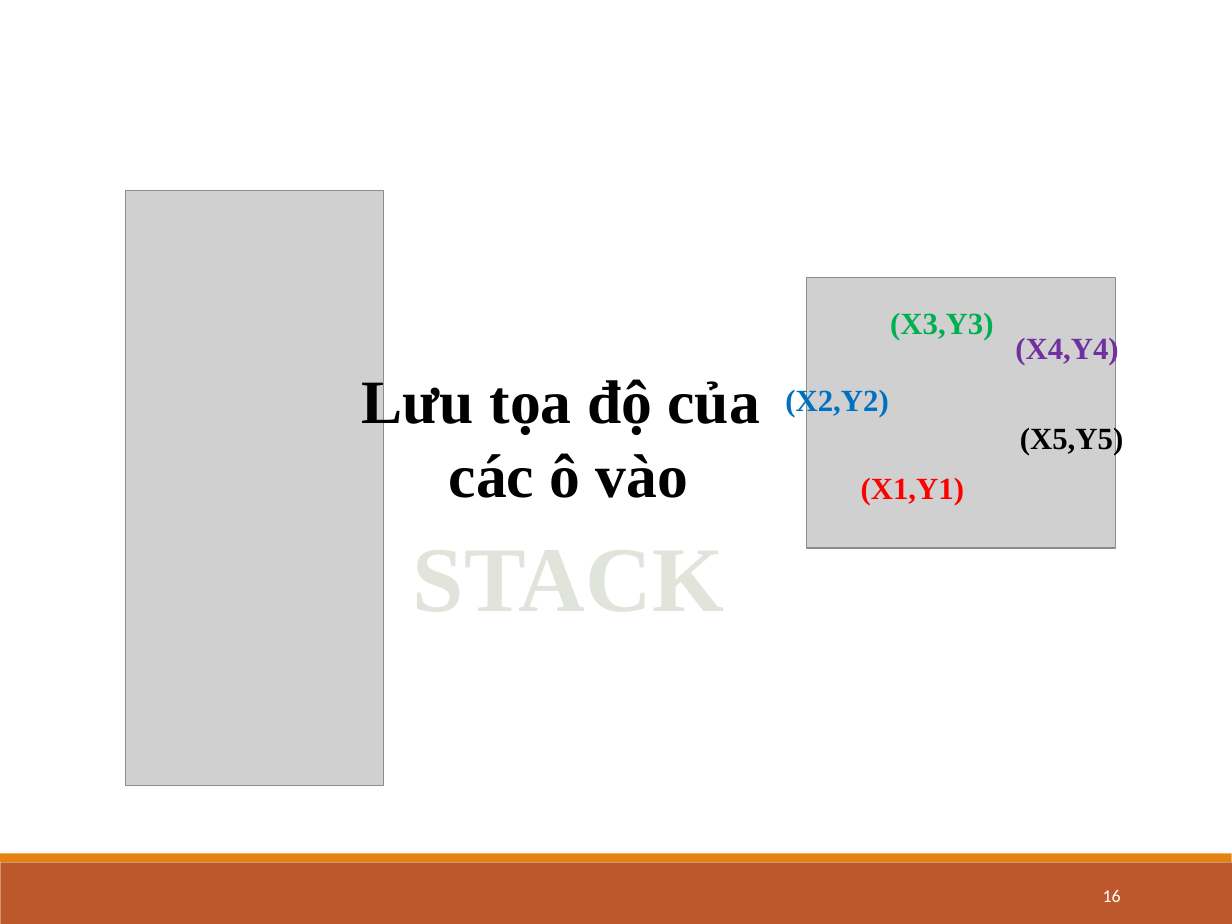
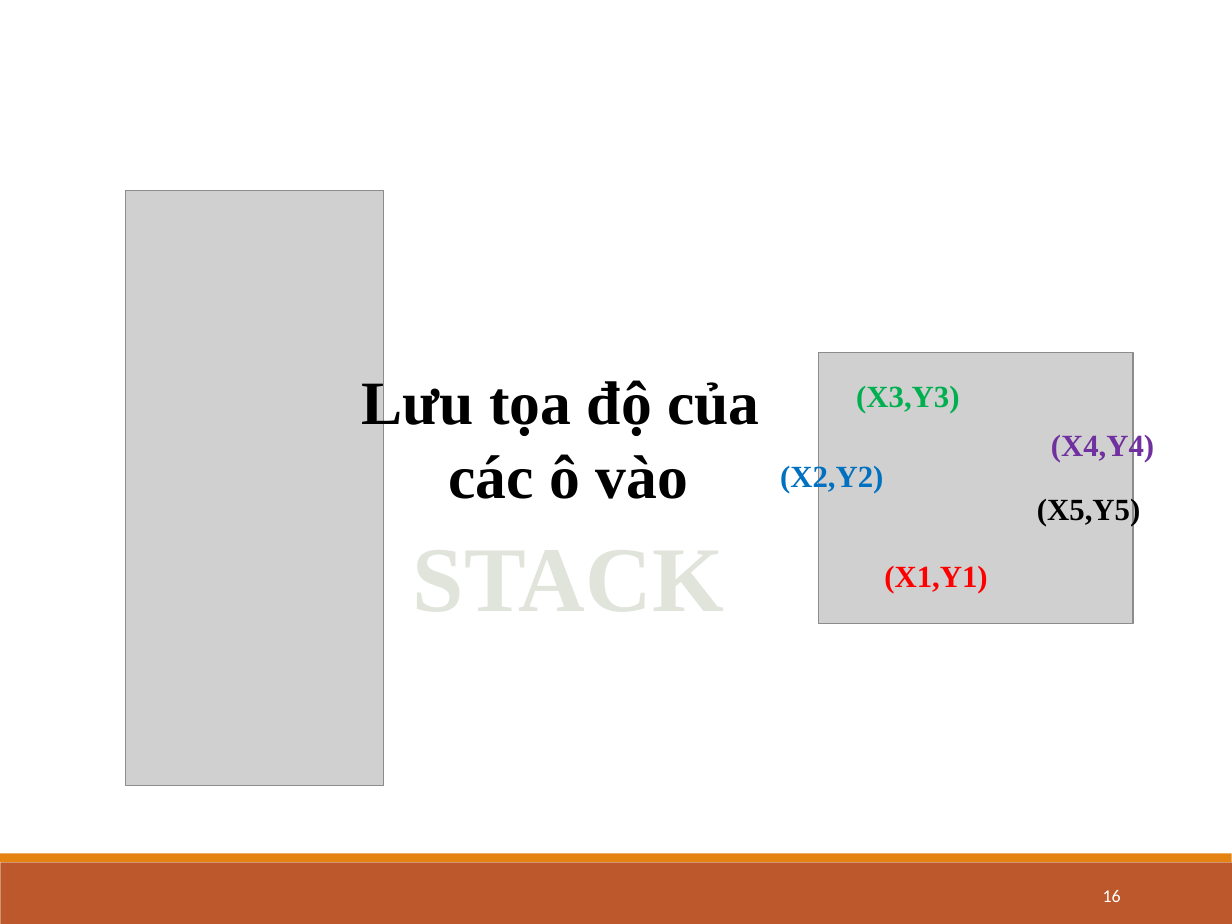
Before and after one commit to DIEMVO/doan1, a slide deck: slide 16 of Báo cáo Đồ án 1 - Game Caro (LAN).pptx. Drawn at 1232x924 pixels with LibreOffice and Linux fonts; fonts in the diff are those of the drawing; grey boxes stand for pictures. Boxes give left, top, right and bottom in pixels: in the first picture for what was removed or moved away, otherwise in the second. Text is boxed around its words. In the diff, an @@ line names an element or a change of style, - is before the commit and + after.

```diff
--- a/Báo cáo Đồ án 1 - Game Caro (LAN).pptx
+++ b/Báo cáo Đồ án 1 - Game Caro (LAN).pptx
@@ picture: place and size @@
-picture at <box>806,277,1115,548</box>
+picture at <box>818,352,1133,622</box>
@@ text "(X3,Y3)": place and size @@
-text "(X3,Y3)" at <box>890,313,993,340</box>
+text "(X3,Y3)" at <box>856,386,959,413</box>
@@ text "(X4,Y4)": place and size @@
-text "(X4,Y4)" at <box>1015,335,1118,365</box>
+text "(X4,Y4)" at <box>1051,432,1154,462</box>
@@ text "(X2,Y2)": place and size @@
-text "(X2,Y2)" at <box>785,387,888,417</box>
+text "(X2,Y2)" at <box>780,463,883,493</box>
@@ text "(X5,Y5)": place and size @@
-text "(X5,Y5)" at <box>1020,425,1123,455</box>
+text "(X5,Y5)" at <box>1037,496,1140,526</box>
@@ text "(X1,Y1)": place and size @@
-text "(X1,Y1)" at <box>861,478,964,506</box>
+text "(X1,Y1)" at <box>884,566,987,593</box>
```
Also in this commit, not shown: 3 other slides changed, 1 slide added.
